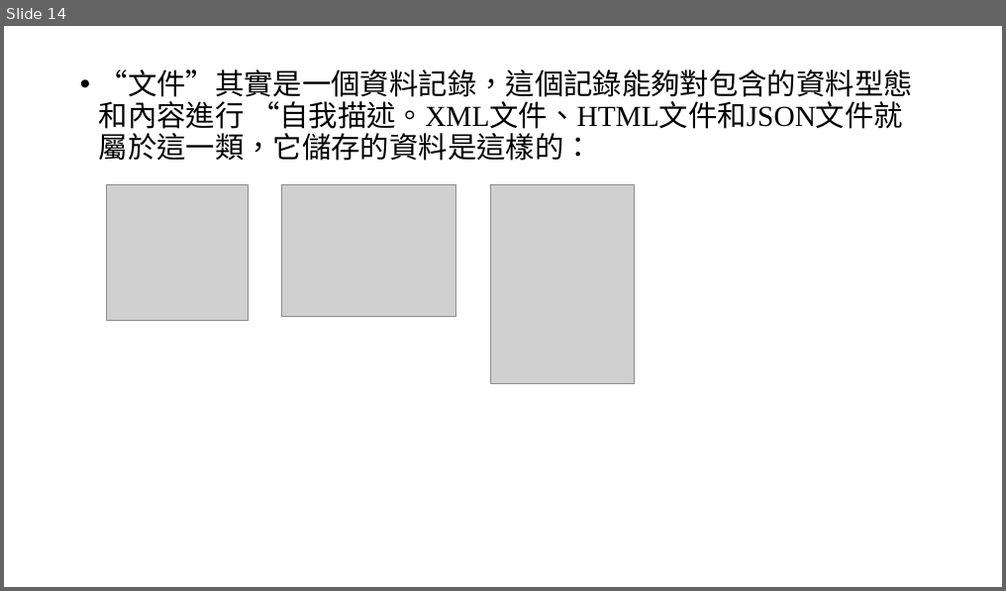
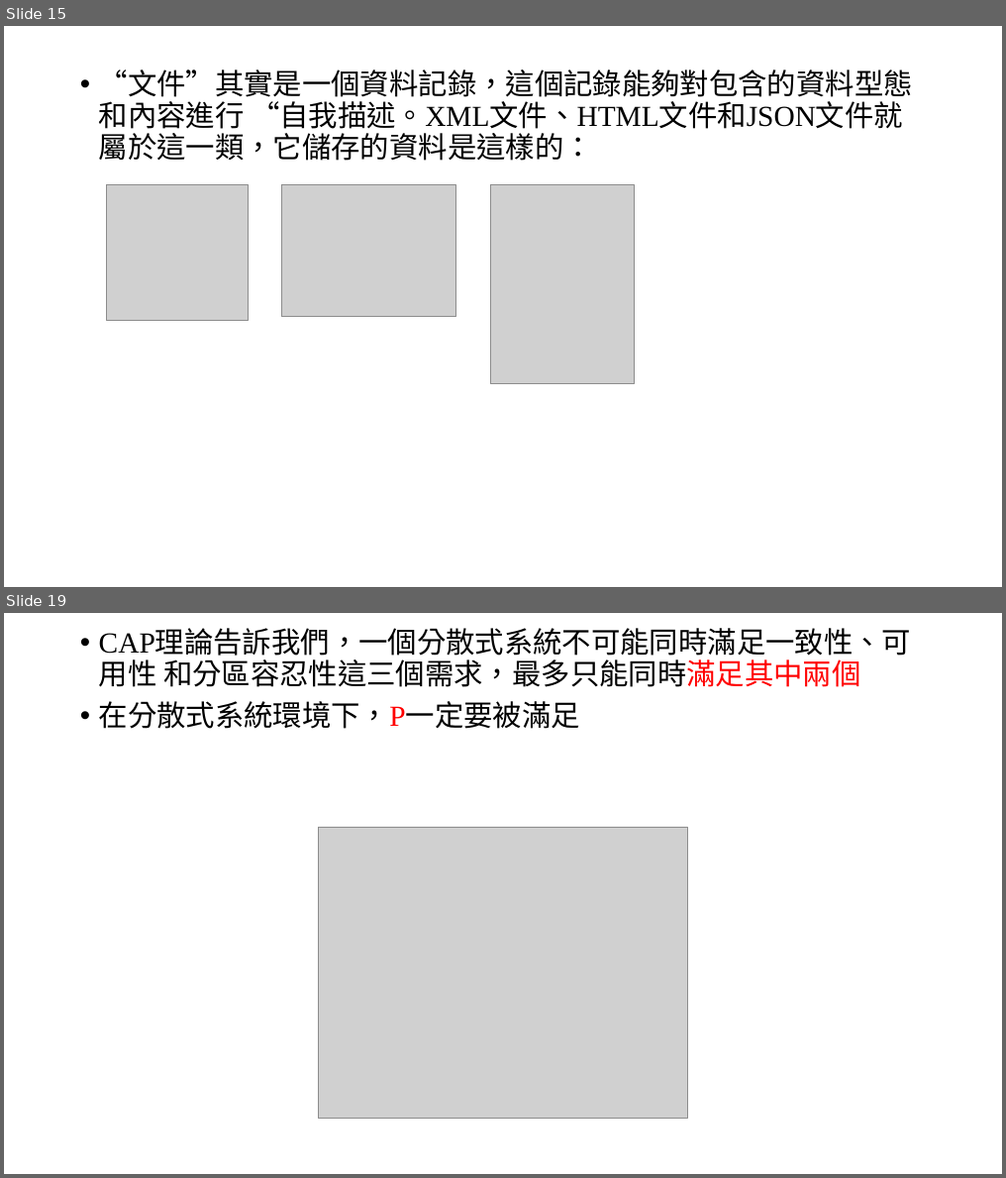
Before and after one commit to YuLiYangBryant/NoSQLReport, a slide deck: NoSQL.pptx. Shown one above the other, each under a label of ours: slide 14 before the commit, slides 15 and 19 after it; the slides between them are not shown. The pictures are 1006x591 and 1006x1178 pixels, drawn with LibreOffice and Linux fonts; fonts in the diff are those of the drawing; grey boxes stand for pictures. Boxes give left, top, right and bottom in pixels: in the first picture for what was removed or moved away, otherwise in the second. Text is boxed around its words. In the diff, an @@ line names an element or a change of style, - is before the commit and + after.

```diff
--- a/NoSQL.pptx
+++ b/NoSQL.pptx
@@ slide 19 added at <box>4,613,1002,1174</box>, background #FFFFFF @@
@@ text added at <box>99,631,911,729</box>, 28 pt, text #000000 @@
+• CAP理論告訴我們，一個分散式系統不可能同時滿足一致性、可用性 和分區容忍性這三個需求，最多只能同時滿足其中兩個
+• 在分散式系統環境下，P一定要被滿足
@@ picture added at <box>319,827,687,1119</box> @@
@@ what was slide 14 is now slide 15 @@
```
Also in this commit, not shown: 3 slides changed, 5 other slides added, 14 slides removed.
